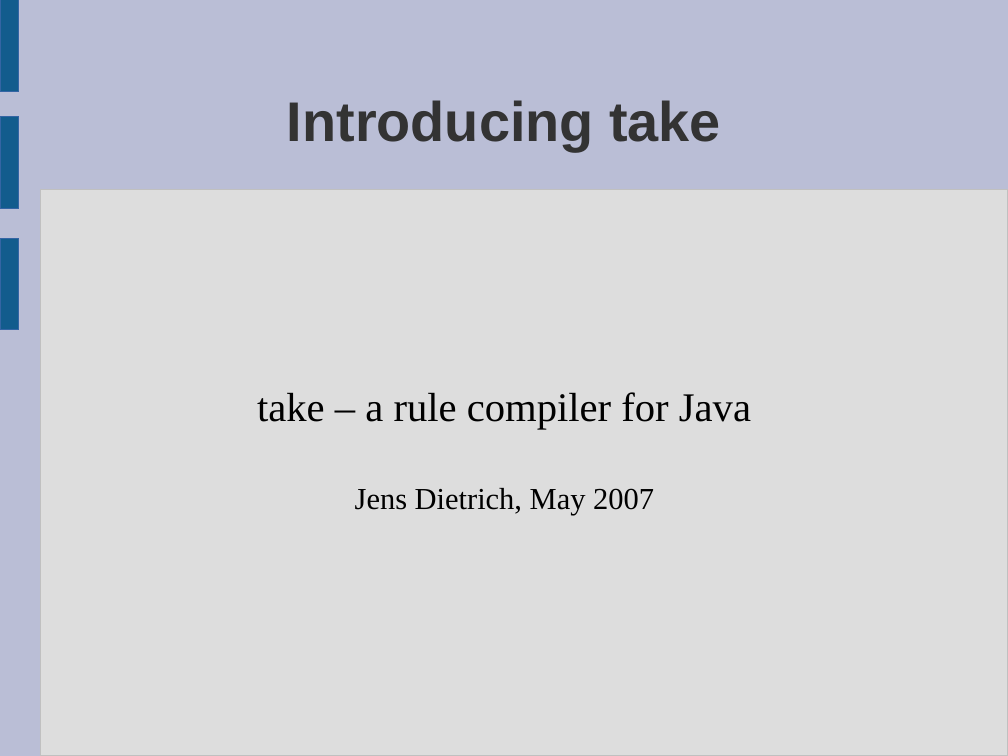
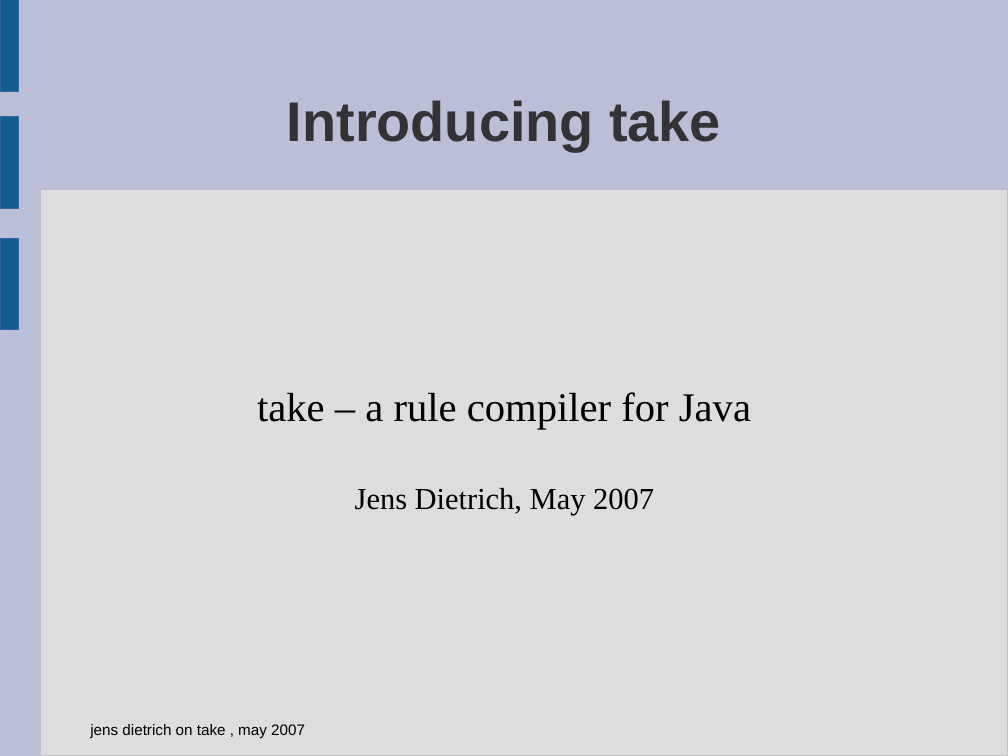
Before and after one commit to Koulio/take, a slide deck: slide 1 of take/docs/presentation-massey-may07.odp. Drawn at 1008x756 pixels with LibreOffice and Linux fonts; fonts in the diff are those of the drawing; background and template pictures are left out. Boxes give left, top, right and bottom in pixels: in the first picture for what was removed or moved away, otherwise in the second. Text is boxed around its words. In the diff, an @@ line names an element or a change of style, - is before the commit and + after.

```diff
--- a/take/docs/presentation-massey-may07.odp
+++ b/take/docs/presentation-massey-may07.odp
@@ text added at [90,724,305,738], 12 pt, text #000000 @@
+jens dietrich on take , may 2007
```
Also in this commit, not shown: 11 other slides changed, 11 slides added.
